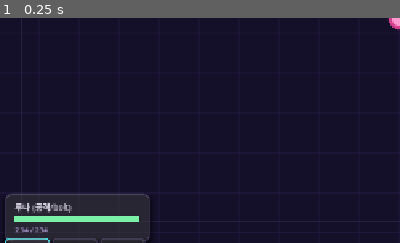
Above: before the commit, frame 1.
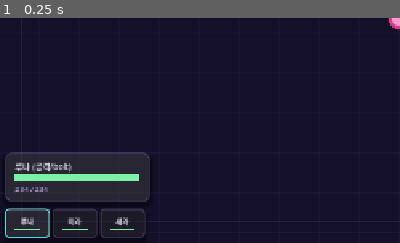
Above: after the commit, the same moment.

Repository: KADSA-OFFICIAL/Group-2
Game: Godot game, scene res://screens/battle/Battle.tscn
Two runs of this game, one before a commit and one after it. Both use one fixed random seed, a clock stepped at 60 frames per second and the inputs below. This scene is started directly instead of the project's main scene.
Inputs:
- Up to frame 1 (0.25 s): no input
The pictures show only the part of the screen within x 0-50%, y 50-100%; the shares and areas given below are measured in that part.

The runs differ from the first frame. In frame 1, 5.7% of the frame differs, in the area x 1-38%, y 59-100%.

Commit message:
fix: 전투 화면 하단 슬롯/HP 바 잘림 수정 (아래→위로 자라게)
문제: 하단 슬롯 바가 화면 밖으로 잘려 일부만 보임.
원인: BOTTOM_LEFT 앵커 + 기본 grow_vertical(END)이라 컨테이너가
      앵커 지점에서 아래로 자라 화면 경계 밖으로 나감.

수정: 슬롯·HP 패널 모두 grow_vertical = GROW_DIRECTION_BEGIN 으로
      아래에서 위로 자라게 하고 하단 offset 명시 → 항상 화면 안에 유지.

전체화면 꽉참은 앞서 적용한 EXPAND 스트레치로 처리됨.

Co-Authored-By: Claude Opus 4.8 (1M context) <noreply@anthropic.com>

Diff:
--- a/screens/battle/battle.gd
+++ b/screens/battle/battle.gd
@@ -177,11 +177,14 @@
 	boss_track.add_child(_boss_bar_fill)
 	boss_container.visible = false
 
-	# 하단 왼쪽: 활성 캐릭터 HP
+	# 하단 왼쪽: 활성 캐릭터 HP (아래에서 위로 자라 화면 안에 유지)
 	var hp_panel := PanelContainer.new()
 	hp_panel.set_anchors_preset(Control.PRESET_BOTTOM_LEFT)
-	hp_panel.position = Vector2(8, -80)
-	hp_panel.custom_minimum_size = Vector2(220, 68)
+	hp_panel.grow_vertical = Control.GROW_DIRECTION_BEGIN
+	hp_panel.offset_left = 8
+	hp_panel.offset_top = -66
+	hp_panel.offset_bottom = -66
+	hp_panel.custom_minimum_size = Vector2(220, 64)
 	hp_panel.add_theme_stylebox_override("panel", ThemeFactory.glass_panel(true, 10))
 	root.add_child(hp_panel)
 
@@ -207,10 +210,13 @@
 	_active_hp_lbl.add_theme_color_override("font_color", ThemeFactory.C_INK_DIM)
 	hp_vbox.add_child(_active_hp_lbl)
 
-	# 슬롯 (최대 5)
+	# 슬롯 (최대 5) — 화면 하단에서 위로 자라게 (잘림 방지)
 	var slots_hbox := HBoxContainer.new()
 	slots_hbox.set_anchors_preset(Control.PRESET_BOTTOM_LEFT)
-	slots_hbox.position = Vector2(8, -8)
+	slots_hbox.grow_vertical = Control.GROW_DIRECTION_BEGIN
+	slots_hbox.offset_left = 8
+	slots_hbox.offset_top = -8
+	slots_hbox.offset_bottom = -8
 	slots_hbox.add_theme_constant_override("separation", 4)
 	root.add_child(slots_hbox)
 	_slot_panels = []
